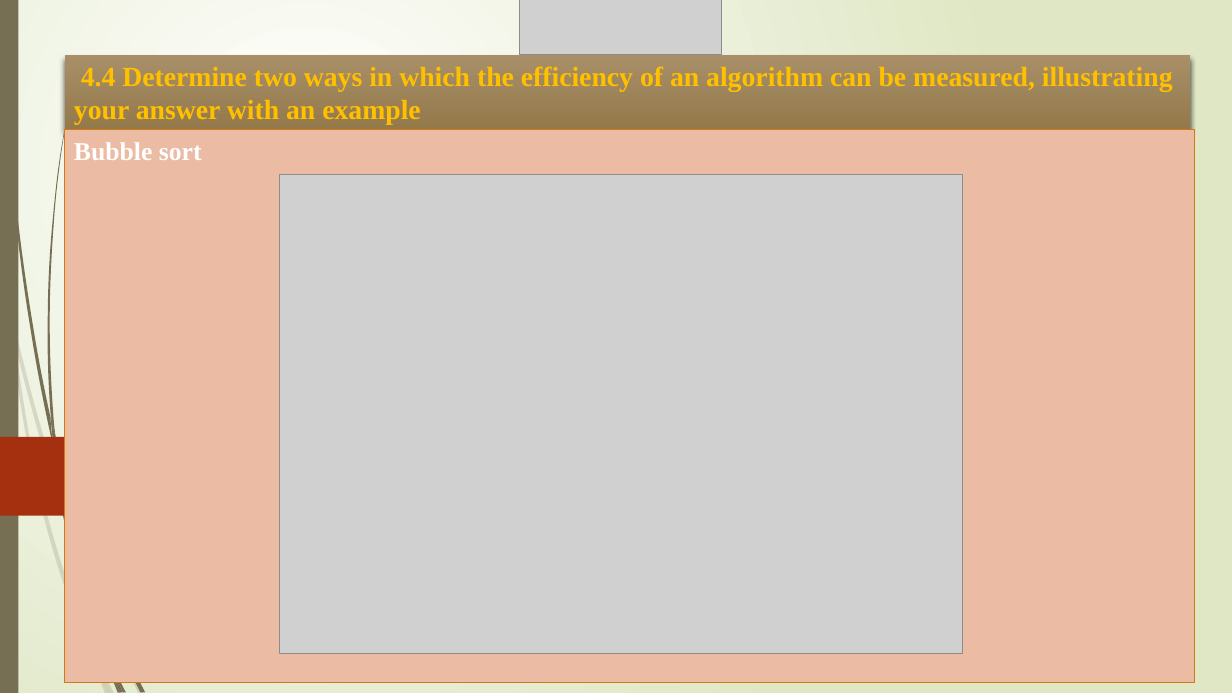
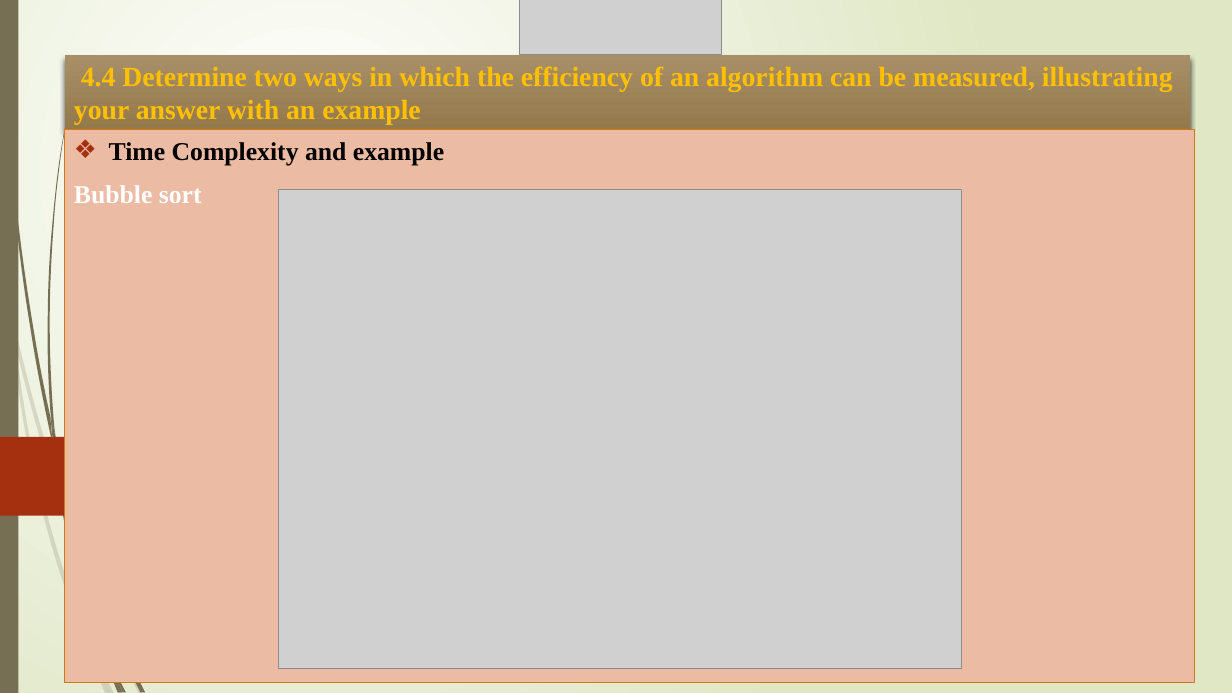
Before and after one commit to Son1824/DSA_ASM_Final, a slide deck: slide 75 of ASM_FINAL_DANGNGOCSON_BH01045_PRESENTATION.pptx. Drawn at 1232x693 pixels with LibreOffice and Linux fonts; fonts in the diff are those of the drawing; grey boxes stand for pictures. Boxes give left, top, right and bottom in pixels: in the first picture for what was removed or moved away, otherwise in the second. Text is boxed around its words. In the diff, an @@ line names an element or a change of style, - is before the commit and + after.

```diff
--- a/ASM_FINAL_DANGNGOCSON_BH01045_PRESENTATION.pptx
+++ b/ASM_FINAL_DANGNGOCSON_BH01045_PRESENTATION.pptx
@@ subtitle at (x1=109, y1=142, x2=444, y2=165): paragraph added @@
+❖ Time Complexity and example
@@ picture moved from (x1=279, y1=175, x2=963, y2=653) to (x1=278, y1=189, x2=962, y2=668) @@
```
Also in this commit, not shown: 1 slide added.
